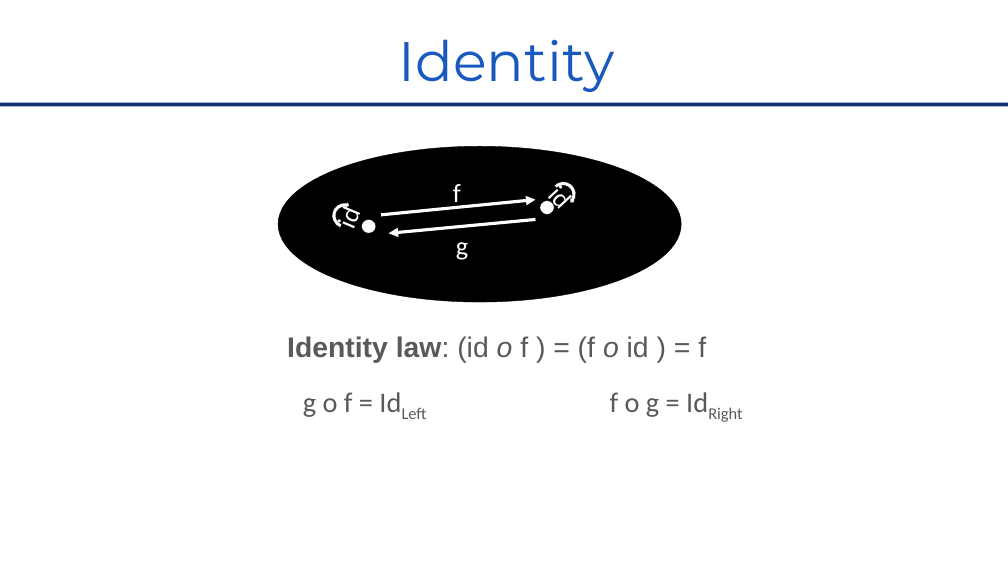
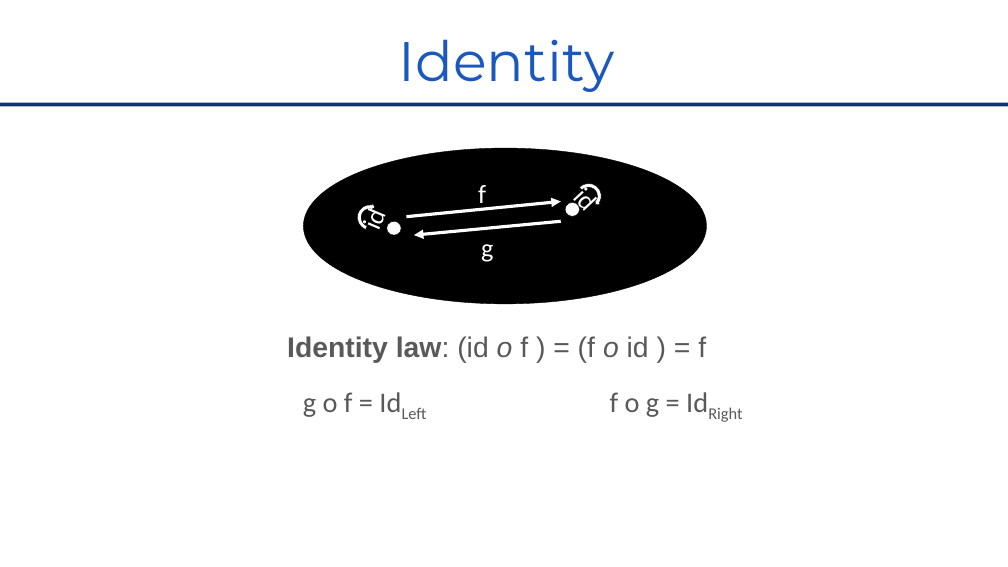
Before and after one commit to RomainTrm/CategoryTheoryYouAlreadyKnowIt, a slide deck: slide 20 of CategoryTheoryUniveristy_Devoxx_FR_2022.pptx. Drawn at 1008x567 pixels with LibreOffice and Linux fonts; fonts in the diff are those of the drawing; background and template pictures are left out. Boxes give left, top, right and bottom in pixels: in the first picture for what was removed or moved away, otherwise in the second. Text is boxed around its words. In the diff, an @@ line names an element or a change of style, - is before the commit and + after.

```diff
--- a/CategoryTheoryUniveristy_Devoxx_FR_2022.pptx
+++ b/CategoryTheoryUniveristy_Devoxx_FR_2022.pptx
@@ 3 ellipses, 2 texts, 2 freeform shapes, 2 arrows: place and size @@
-3 ellipses, 2 texts, 2 freeform shapes, 2 arrows at (278, 146, 681, 302)
+3 ellipses, 2 texts, 2 freeform shapes, 2 arrows at (303, 148, 707, 304)
```
Also in this commit, not shown: 9 other slides changed, 1 slide added, 18 other files.
